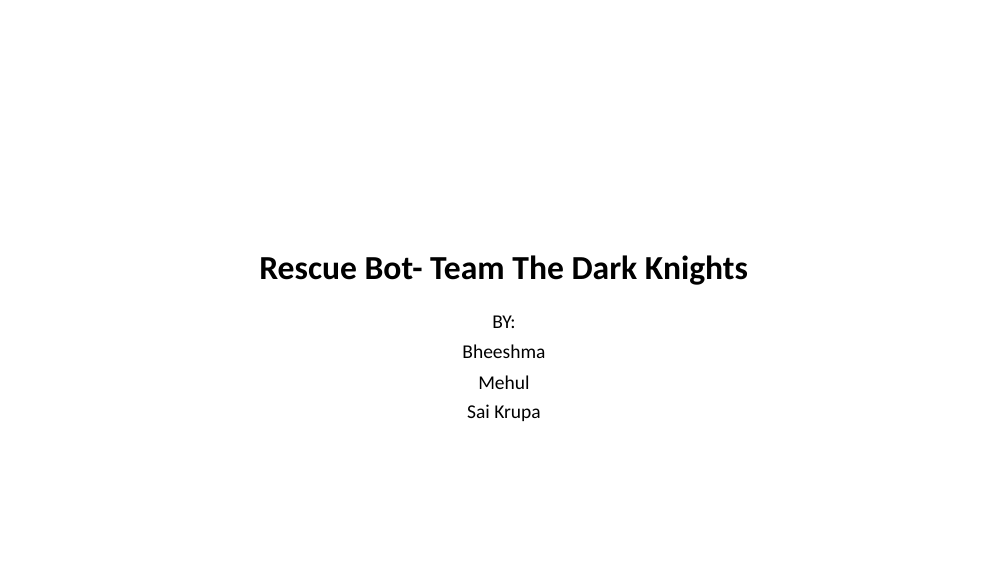
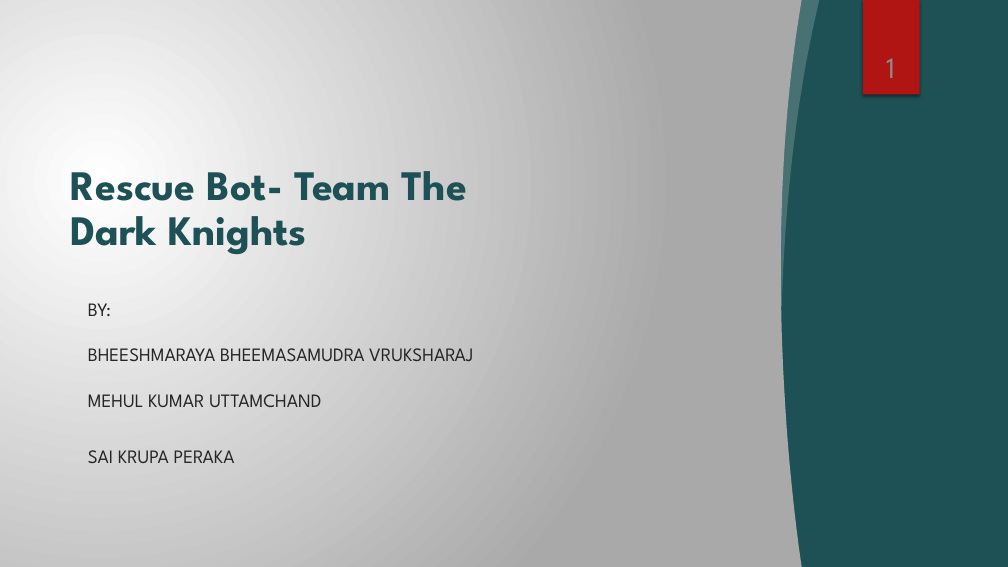
Before and after one commit to krupa1106/TheDarkKnights-MechatronicsPeoject, a slide deck: slide 1 of Rescue Bot- Team The Dark Knights.pptx. Drawn at 1008x567 pixels with LibreOffice and Linux fonts; fonts in the diff are those of the drawing; background and template pictures are left out. Boxes give left, top, right and bottom in pixels: in the first picture for what was removed or moved away, otherwise in the second. Text is boxed around its words. In the diff, an @@ line names an element or a change of style, - is before the commit and + after.

```diff
--- a/Rescue Bot- Team The Dark Knights.pptx
+++ b/Rescue Bot- Team The Dark Knights.pptx
@@ background #FFFFFF to gradient #FFFFFF to #AAAAAA @@
@@ rectangle added at bbox=[0, 0, 1008, 567], fill #1E5155 @@
@@ freeform shape added at bbox=[0, 0, 802, 567], fill gradient #FFFFFF to #AAAAAA @@
@@ freeform shape added at bbox=[774, 0, 820, 307], fill #F3F3F3 at 20% opacity @@
@@ rectangle added at bbox=[863, 0, 920, 95], fill #B01513 @@
@@ page number added at bbox=[886, 58, 895, 78], 28 pt, text #8C8C8C @@
+1
@@ title "Rescue Bot- Team The Dark ...": place and size @@
-title "Rescue Bot- Team The Dark ..." at bbox=[259, 255, 748, 285]
+title "Rescue Bot- Team The Dark ..." at bbox=[70, 171, 467, 254]
@@ title "Rescue Bot- Team The Dark ..." at bbox=[70, 171, 467, 254]: size 32 to 40 pt, font Calibri to League Spartan, text colour #000000 to #1E5155; alignment centre to left @@
@@ subtitle at bbox=[88, 303, 473, 463]: text changed; size 18.6 to 18 pt; font Calibri to League Spartan; text colour #000000 to #262626 @@
-BY:
-Bheeshma
-Mehul
-Sai Krupa
+BY:
+BHEESHMARAYA BHEEMASAMUDRA VRUKSHARAJ
+MEHUL KUMAR UTTAMCHAND
+SAI KRUPA PERAKA
```
Also in this commit, not shown: 8 other slides changed, 16 slides added, 7 slides removed, 1 other file.
